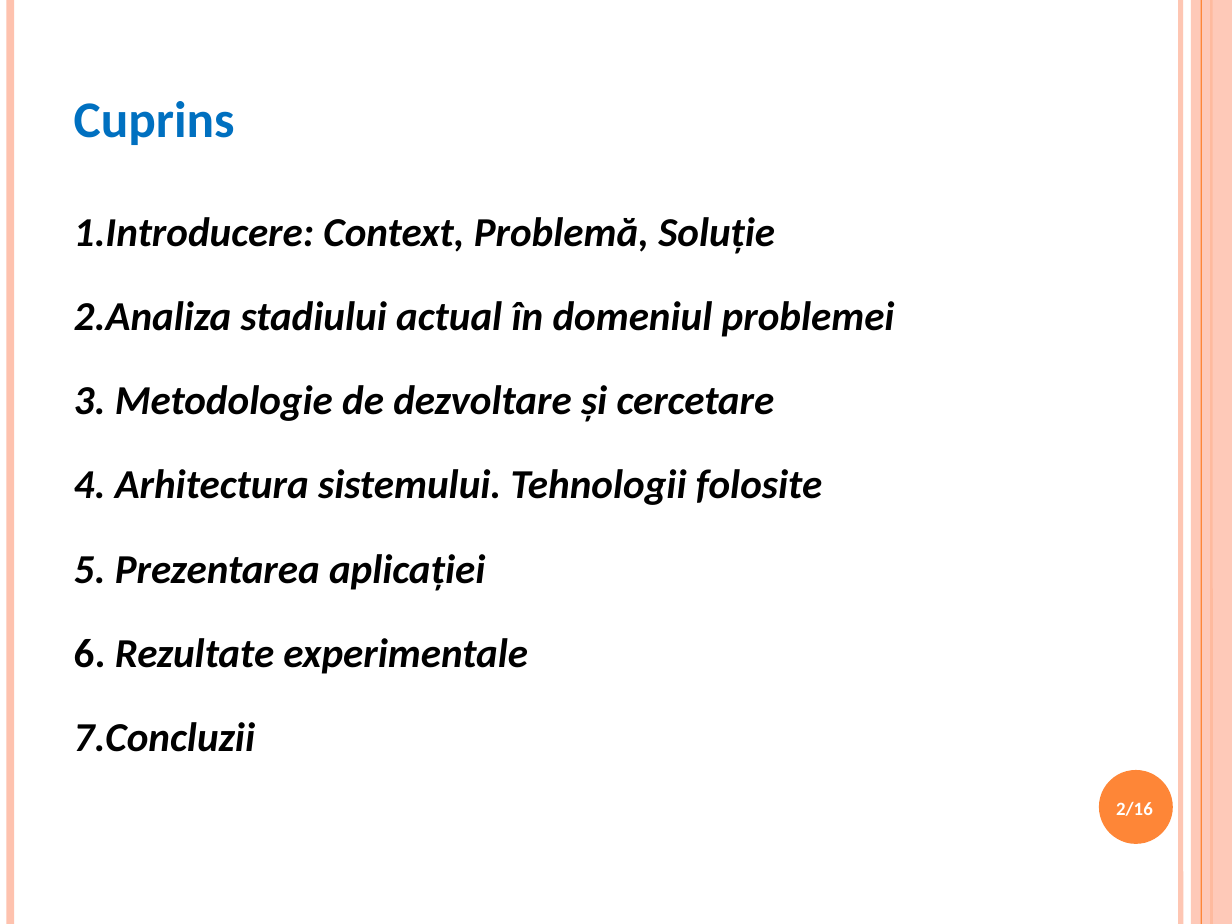
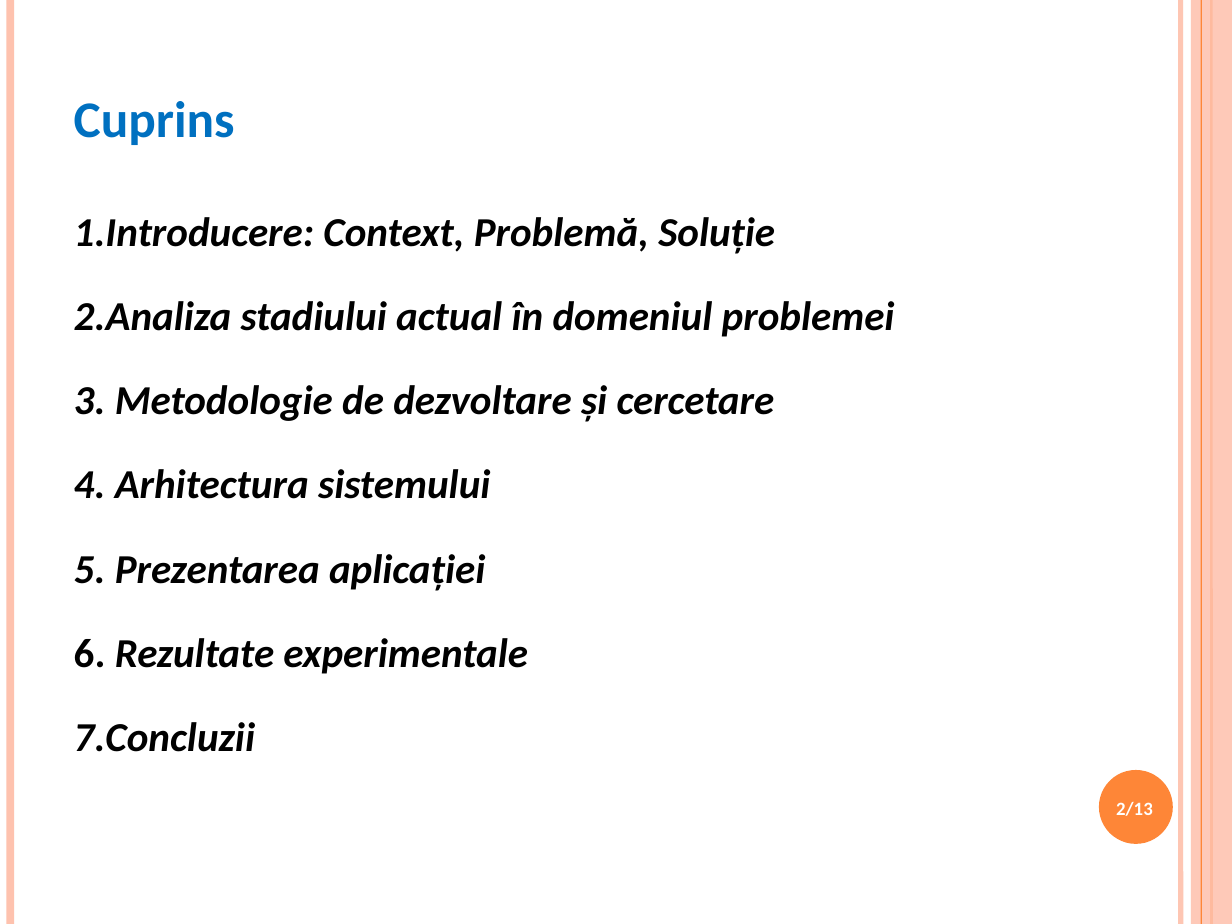
Before and after one commit to paultarce/workDizApp, a slide deck: slide 2 of Documentatie/TarcePaul_PrezentareLucrareDeDisertatie.pptx. Drawn at 1232x924 pixels with LibreOffice and Linux fonts; fonts in the diff are those of the drawing; background and template pictures are left out. Boxes give left, top, right and bottom in pixels: in the first picture for what was removed or moved away, otherwise in the second. Text is boxed around its words. In the diff, an @@ line names an element or a change of style, - is before the commit and + after.

```diff
--- a/Documentatie/TarcePaul_PrezentareLucrareDeDisertatie.pptx
+++ b/Documentatie/TarcePaul_PrezentareLucrareDeDisertatie.pptx
@@ text at (74,469,490,499): text changed @@
-4. Arhitectura sistemului. Tehnologii folosite
+4. Arhitectura sistemului
@@ page number at (1116,802,1153,816): text changed @@
-2/16
+2/13
```
Also in this commit, not shown: 11 other slides changed, 1 other file.
